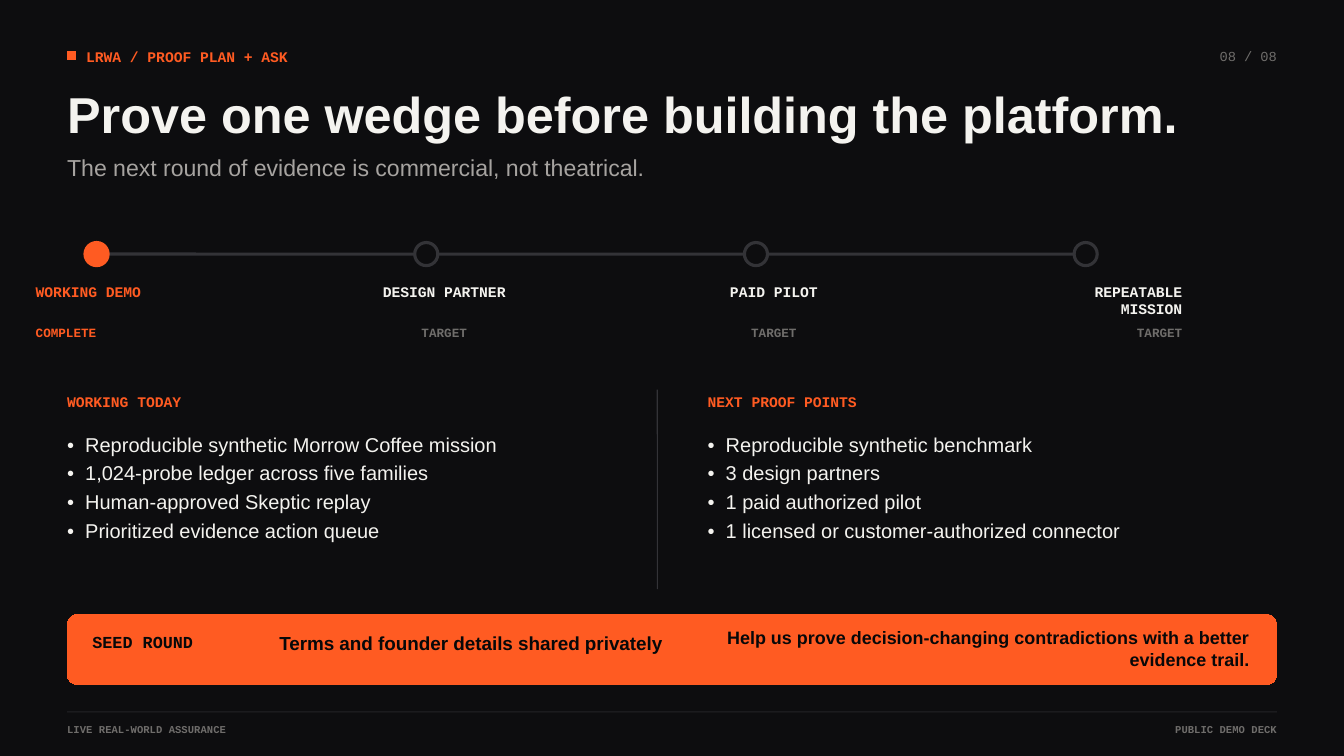
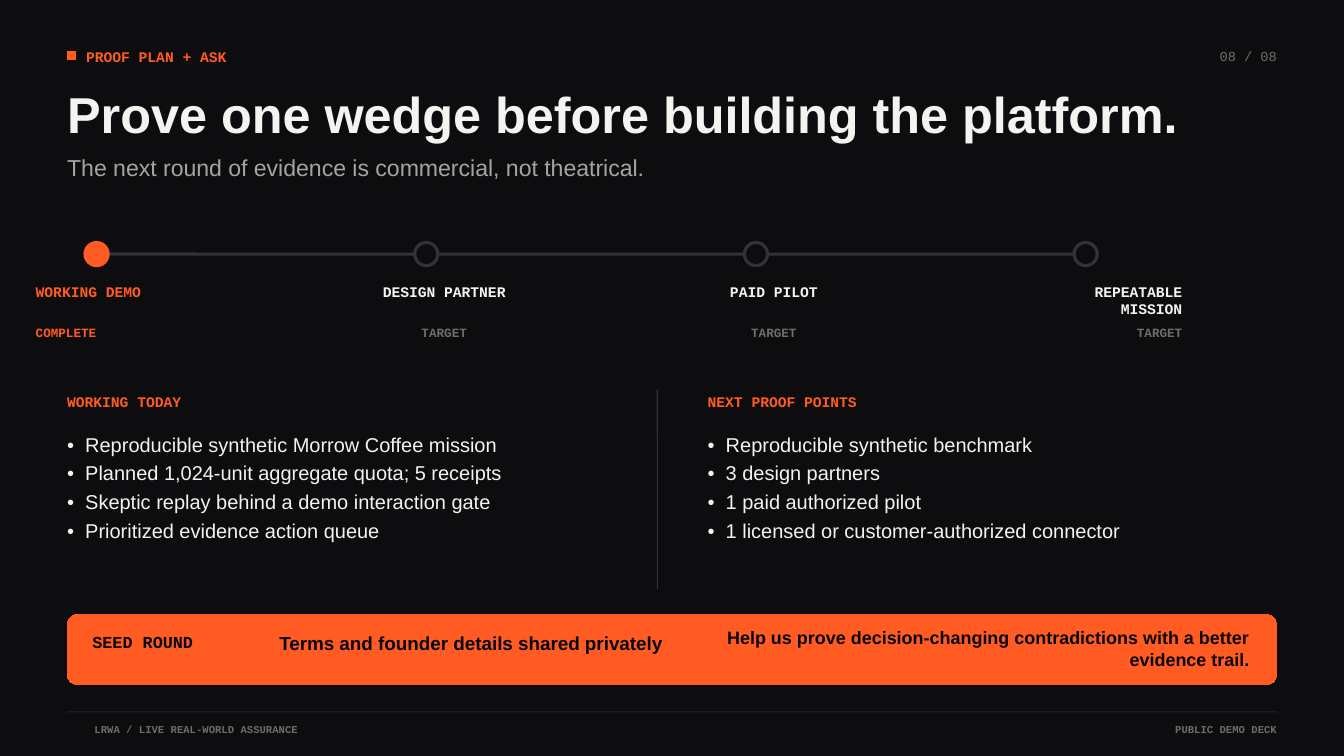
Before and after one commit to 0xWeakSheep/lrwa-agent-web, a slide deck: slide 8 of public/materials/LRWA_Seed_Deck.pptx. Drawn at 1344x756 pixels with LibreOffice and Linux fonts; fonts in the diff are those of the drawing; background and template pictures are left out. Boxes give left, top, right and bottom in pixels: in the first picture for what was removed or moved away, otherwise in the second. Text is boxed around its words. In the diff, an @@ line names an element or a change of style, - is before the commit and + after.

```diff
--- a/public/materials/LRWA_Seed_Deck.pptx
+++ b/public/materials/LRWA_Seed_Deck.pptx
@@ text at [86, 52, 226, 62]: text changed @@
-LRWA / PROOF PLAN + ASK
+PROOF PLAN + ASK
@@ text at [85, 465, 501, 513]: text changed @@
-• 1,024-probe ledger across five families
-• Human-approved Skeptic replay
+• Planned 1,024-unit aggregate quota; 5 receipts
+• Skeptic replay behind a demo interaction gate
@@ text at [94, 726, 298, 733]: text changed @@
-LIVE REAL-WORLD ASSURANCE
+LRWA / LIVE REAL-WORLD ASSURANCE
```
Also in this commit, not shown: 7 other slides changed, 20 other files.
